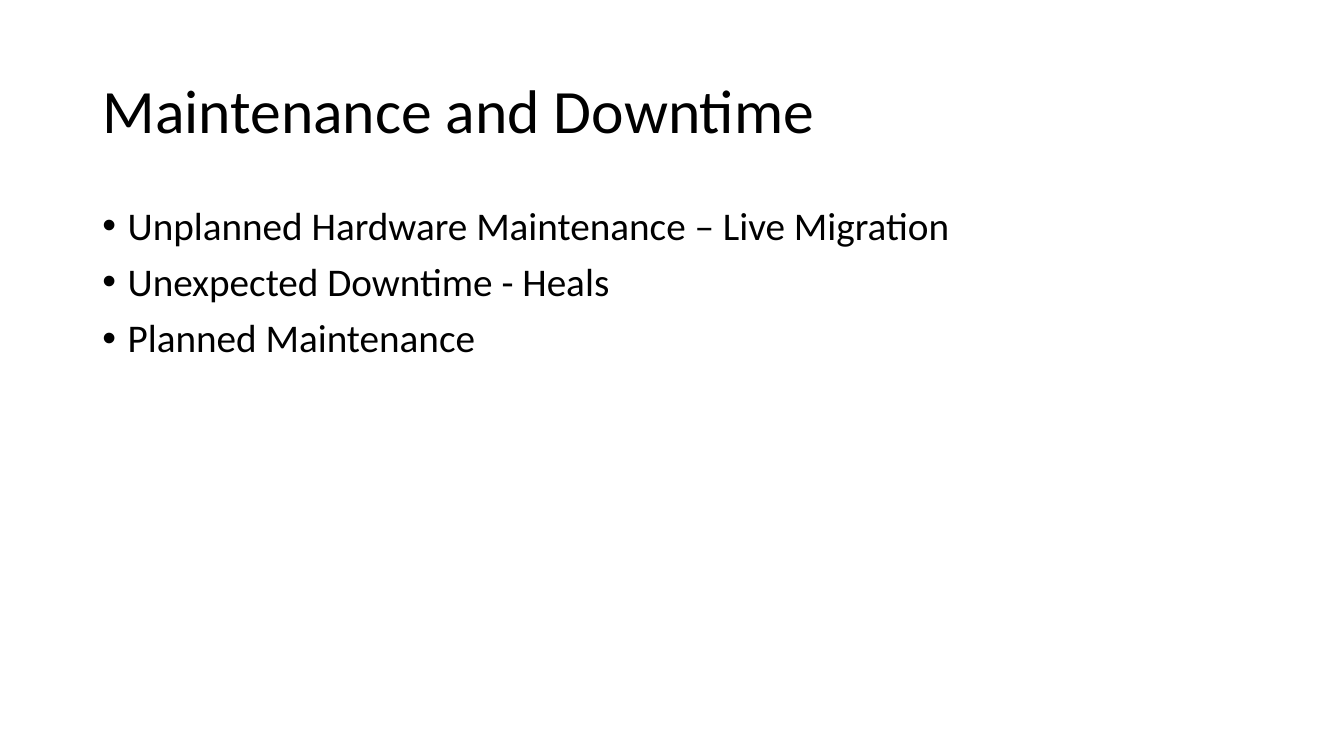
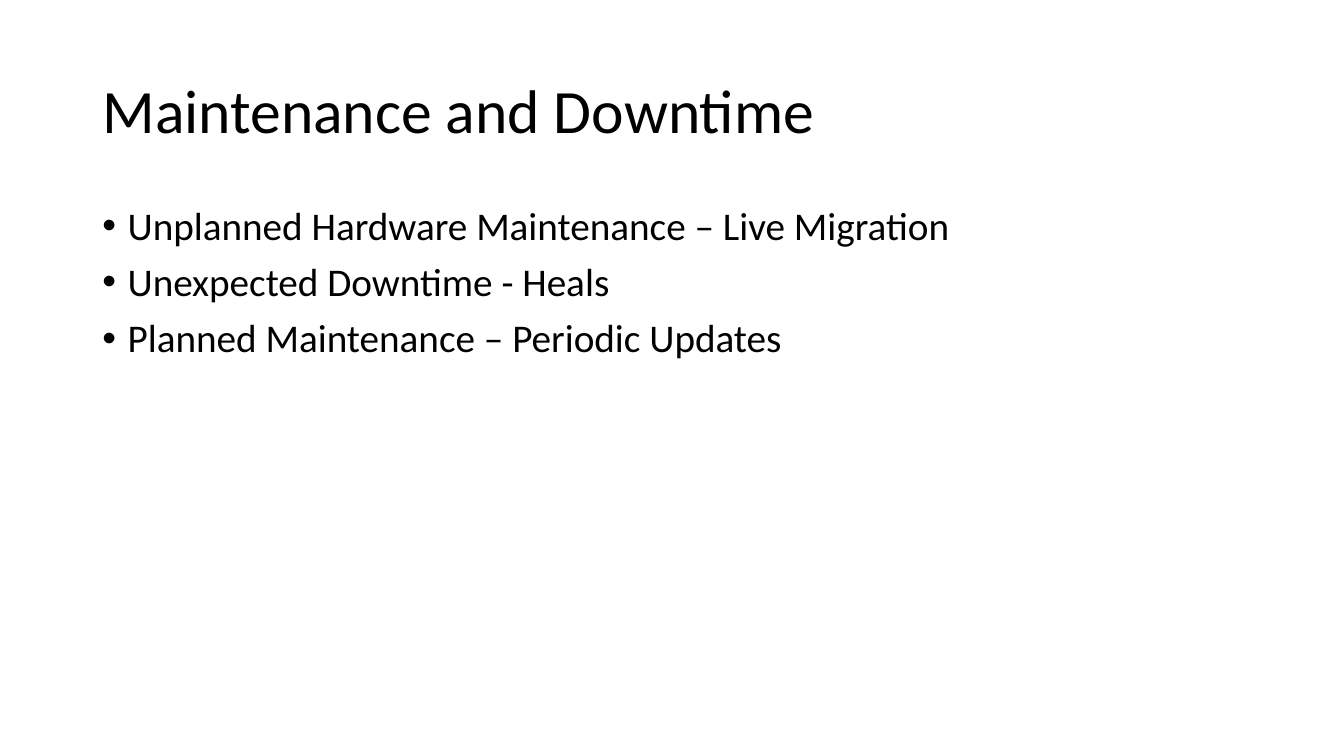
Before and after one commit to ayushrathi15/9July-AZ104, a slide deck: slide 17 of Azure Virtual Machines.pptx (slide 15 before the commit). Drawn at 1344x756 pixels with LibreOffice and Linux fonts; fonts in the diff are those of the drawing. Boxes give left, top, right and bottom in pixels: in the first picture for what was removed or moved away, otherwise in the second. Text is boxed around its words. In the diff, an @@ line names an element or a change of style, - is before the commit and + after.

```diff
--- a/Azure Virtual Machines.pptx
+++ b/Azure Virtual Machines.pptx
@@ text at [128,324,781,359]: text changed @@
-• Planned Maintenance
+• Planned Maintenance – Periodic Updates
```
Also in this commit, not shown: 13 other slides changed, 9 slides added, 1 slide removed.
